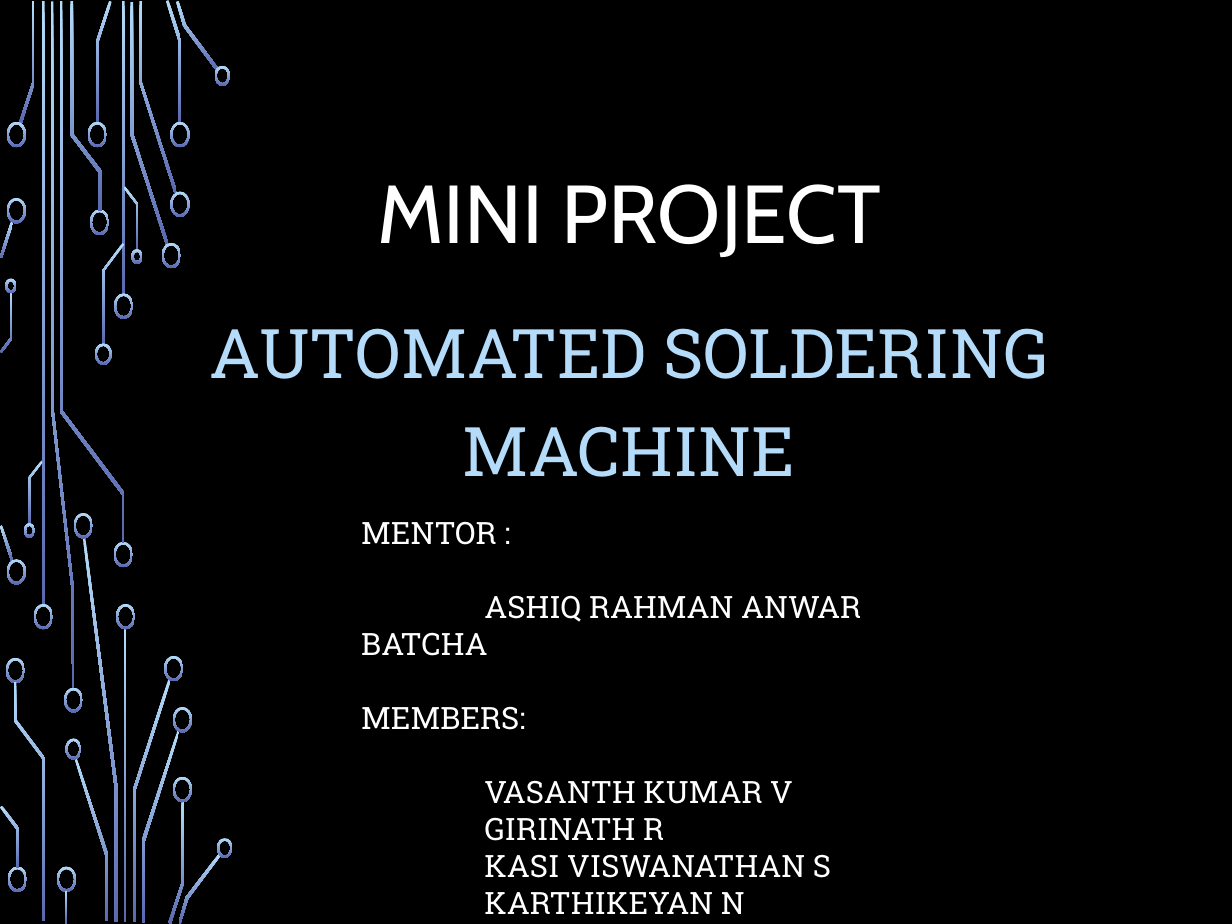
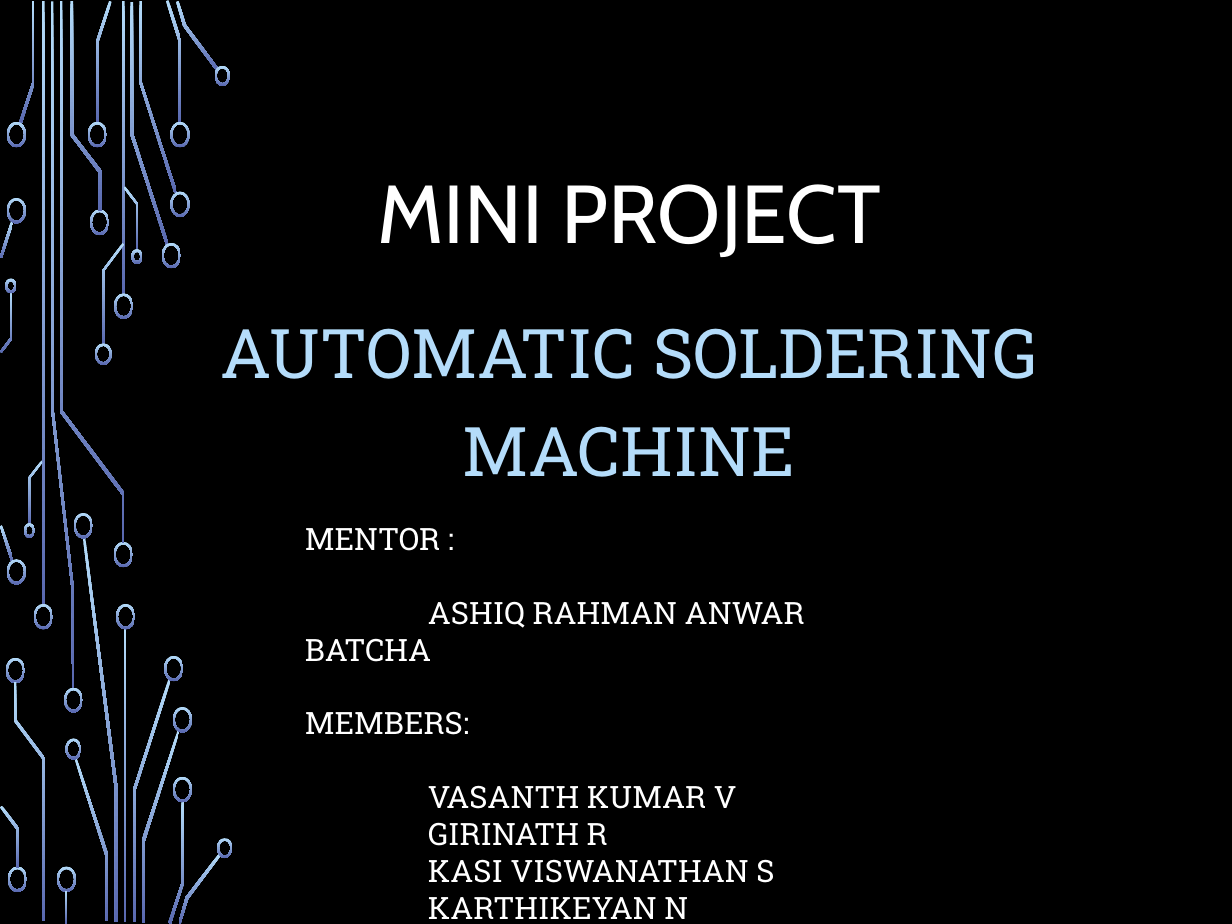
Before and after one commit to kasi2809/plotter_mini_rceg, a slide deck: slide 1 of 01-MINI PROJECT - FINAL SUBMISSION/Mini Project.pptx. Drawn at 1232x924 pixels with LibreOffice and Linux fonts; fonts in the diff are those of the drawing; background and template pictures are left out. Boxes give left, top, right and bottom in pixels: in the first picture for what was removed or moved away, otherwise in the second. Text is boxed around its words. In the diff, an @@ line names an element or a change of style, - is before the commit and + after.

```diff
--- a/01-MINI PROJECT - FINAL SUBMISSION/Mini Project.pptx
+++ b/01-MINI PROJECT - FINAL SUBMISSION/Mini Project.pptx
@@ subtitle at <box>220,328,1038,477</box>: text changed @@
-AUTOMATED SOLDERING MACHINE
+AUTOMATIC SOLDERING MACHINE
@@ text "MENTOR :": place and size @@
-text "MENTOR :" at <box>361,521,861,914</box>
+text "MENTOR :" at <box>305,527,805,919</box>
```
Also in this commit, not shown: 6 other files.
